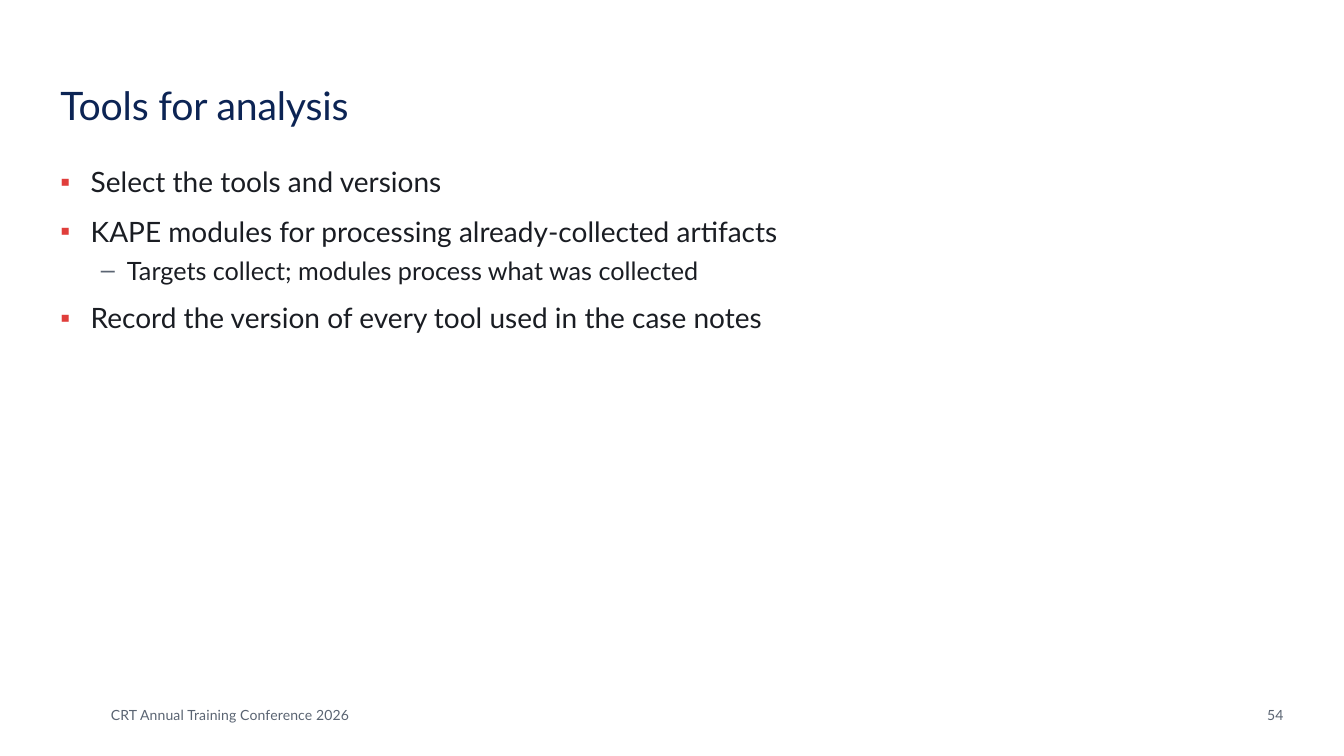
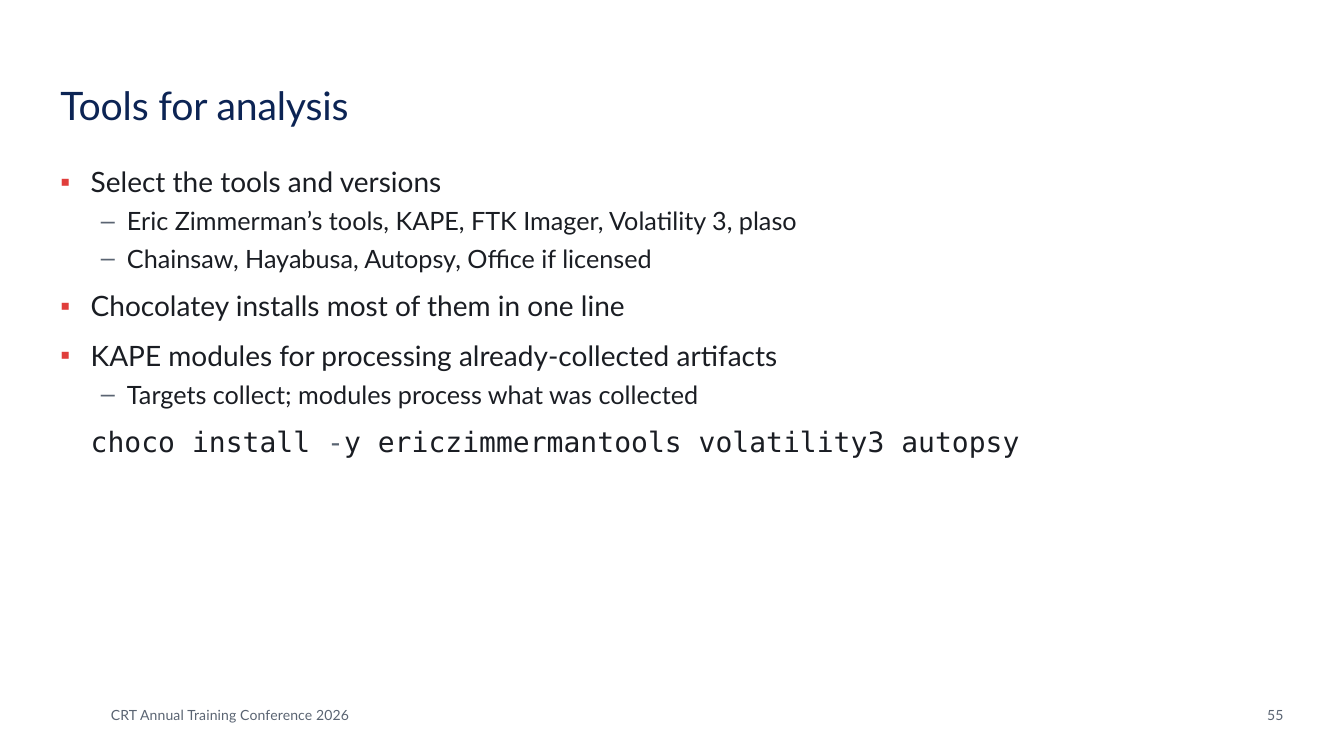
Before and after one commit to dzampino/crt-essentials-2026, a slide deck: slide 55 of docs/files/crt-essentials.pptx (slide 54 before the commit). Drawn at 1344x756 pixels with LibreOffice and Linux fonts; fonts in the diff are those of the drawing; background and template pictures are left out. Boxes give left, top, right and bottom in pixels: in the first picture for what was removed or moved away, otherwise in the second. Text is boxed around its words. In the diff, an @@ line names an element or a change of style, - is before the commit and + after.

```diff
--- a/docs/files/crt-essentials.pptx
+++ b/docs/files/crt-essentials.pptx
@@ text at (91,211,797,321): paragraphs added @@
+  – Eric Zimmerman’s tools, KAPE, FTK Imager, Volatility 3, plaso
+  – Chainsaw, Hayabusa, Autopsy, Office if licensed
+▪ Chocolatey installs most of them in one line
@@ text at (91,430,1019,458): text changed; font Lato to DejaVu Sans Mono @@
-▪ Record the version of every tool used in the case notes
+choco install -y ericzimmermantools volatility3 autopsy
@@ page number at (1267,710,1283,720): text changed @@
-54
+55
```
Also in this commit, not shown: 14 other slides changed, 2 slides added, 1 slide removed, 27 other files.
